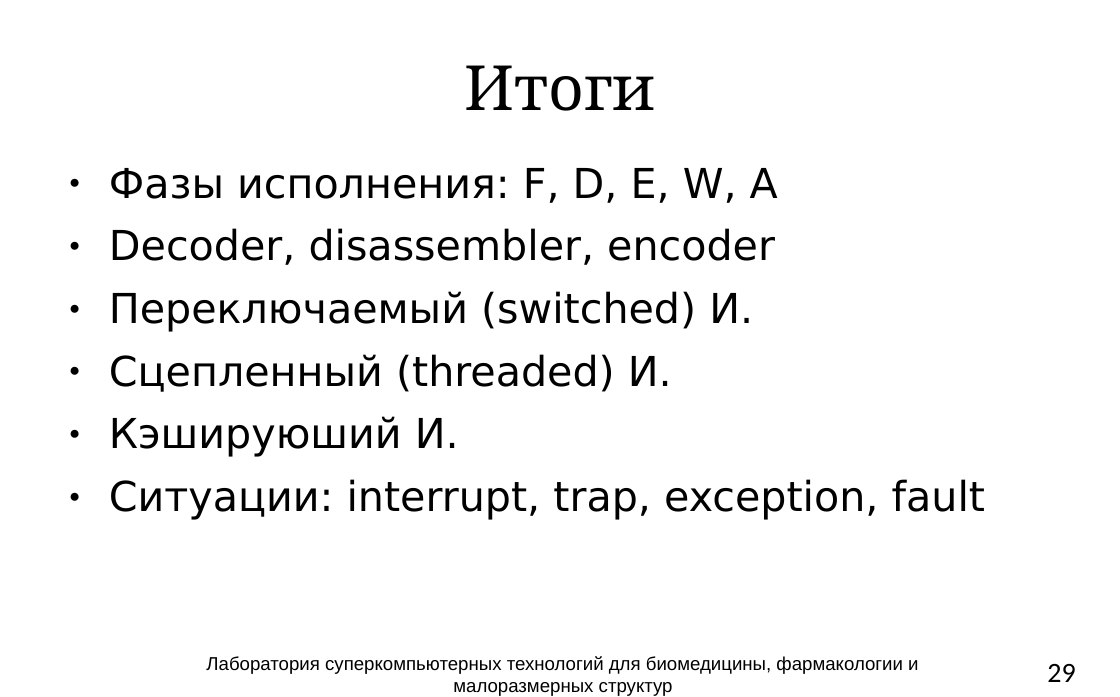
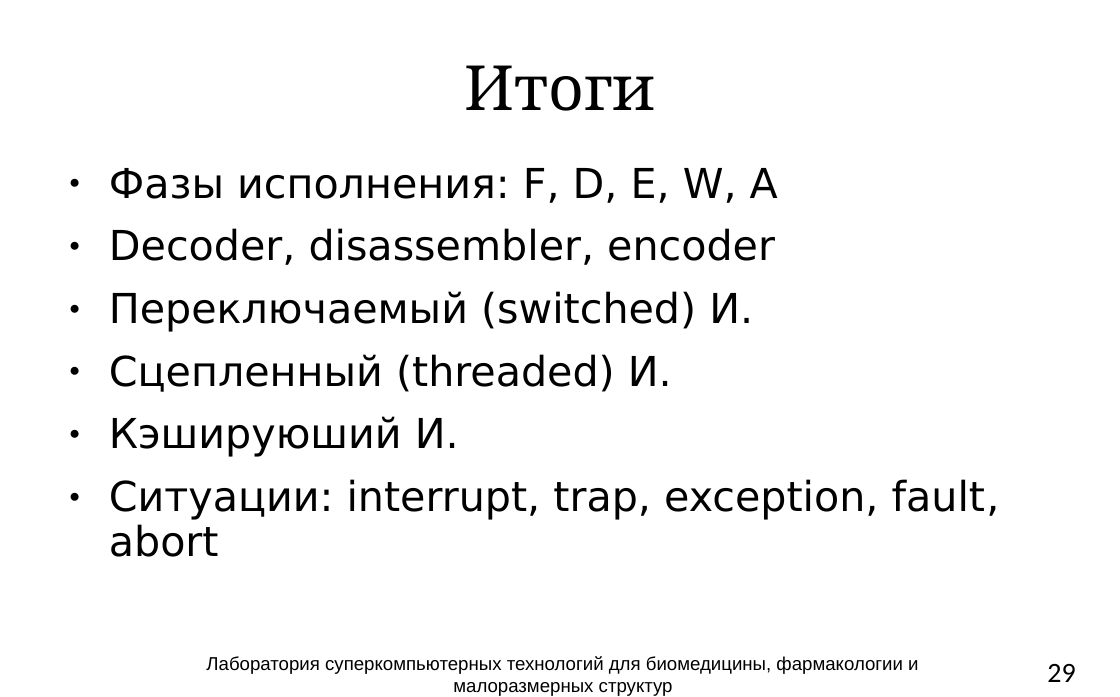
Before and after one commit to atakua/simlectures-archive, a slide deck: slide 29 of lecture03-cpu-interpretation/lecture03-cpu-interpretation.pptx. Drawn at 1120x697 pixels with LibreOffice and Linux fonts; fonts in the diff are those of the drawing; background and template pictures are left out. Boxes give left, top, right and bottom in pixels: in the first picture for what was removed or moved away, otherwise in the second. Text is boxed around its words. In the diff, an @@ line names an element or a change of style, - is before the commit and + after.

```diff
--- a/lecture03-cpu-interpretation/lecture03-cpu-interpretation.pptx
+++ b/lecture03-cpu-interpretation/lecture03-cpu-interpretation.pptx
@@ text at [109, 479, 1000, 557]: text changed @@
-● Ситуации: interrupt, trap, exception, fault
+● Ситуации: interrupt, trap, exception, fault, abort
```
Also in this commit, not shown: 14 other slides changed, 3 slides added, 2 slides removed.
